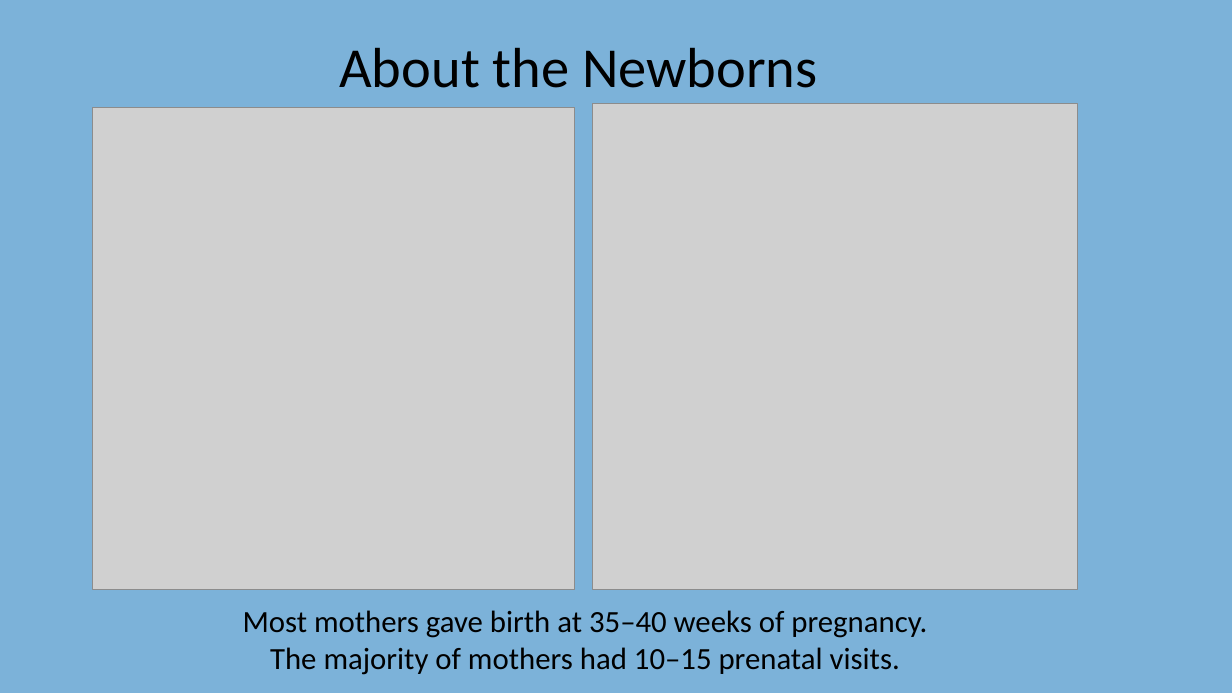
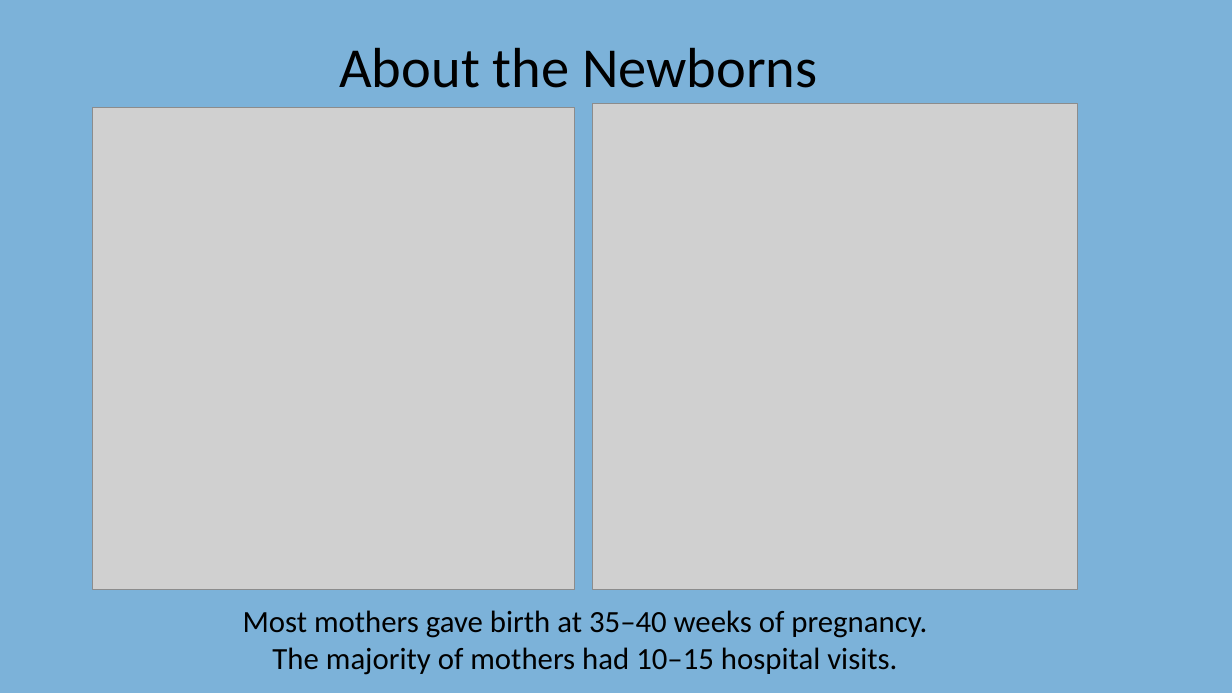
Before and after one commit to zhenzhebao/north-carolina-births-statistical-analysis, a slide deck: slide 6 of North Carolina Birth Data Analysis.pptx. Drawn at 1232x693 pixels with LibreOffice and Linux fonts; fonts in the diff are those of the drawing; grey boxes stand for pictures. Boxes give left, top, right and bottom in pixels: in the first picture for what was removed or moved away, otherwise in the second. Text is boxed around its words. In the diff, an @@ line names an element or a change of style, - is before the commit and + after.

```diff
--- a/North Carolina Birth Data Analysis.pptx
+++ b/North Carolina Birth Data Analysis.pptx
@@ text at box(272, 647, 897, 675): text changed @@
-The majority of mothers had 10–15 prenatal visits.
+The majority of mothers had 10–15 hospital visits.
```
Also in this commit, not shown: 3 other slides changed.
